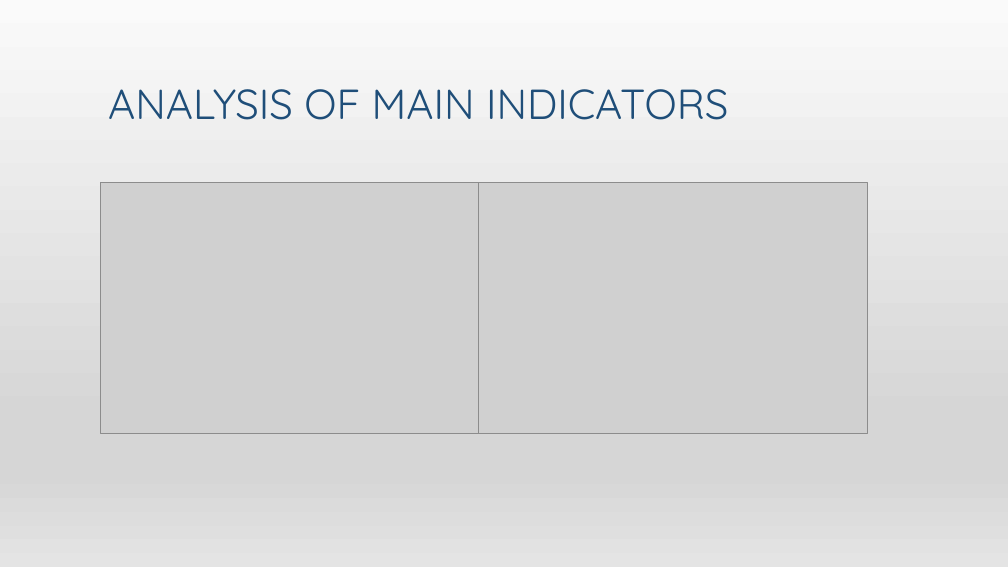
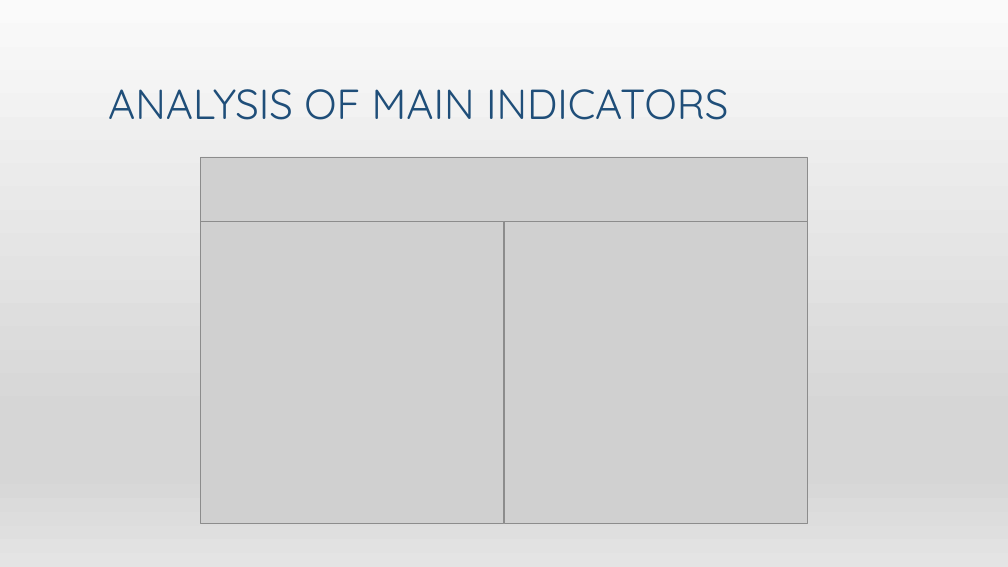
Before and after one commit to LuuTung21/PythonGroupProject, a slide deck: slide 13 of How-COVID-19-affects-the-economic-in-Indonesia.pptx (slide 11 before the commit). Drawn at 1008x567 pixels with LibreOffice and Linux fonts; fonts in the diff are those of the drawing; grey boxes stand for pictures. Boxes give left, top, right and bottom in pixels: in the first picture for what was removed or moved away, otherwise in the second. Text is boxed around its words. In the diff, an @@ line names an element or a change of style, - is before the commit and + after.

```diff
--- a/How-COVID-19-affects-the-economic-in-Indonesia.pptx
+++ b/How-COVID-19-affects-the-economic-in-Indonesia.pptx
@@ picture added at (200,157,807,222) @@
@@ picture removed at (101,183,479,434) @@
@@ picture added at (200,221,504,523) @@
@@ picture: place and size @@
-picture at (479,183,867,434)
+picture at (504,221,808,523)
```
Also in this commit, not shown: 8 other slides changed, 2 slides added.
